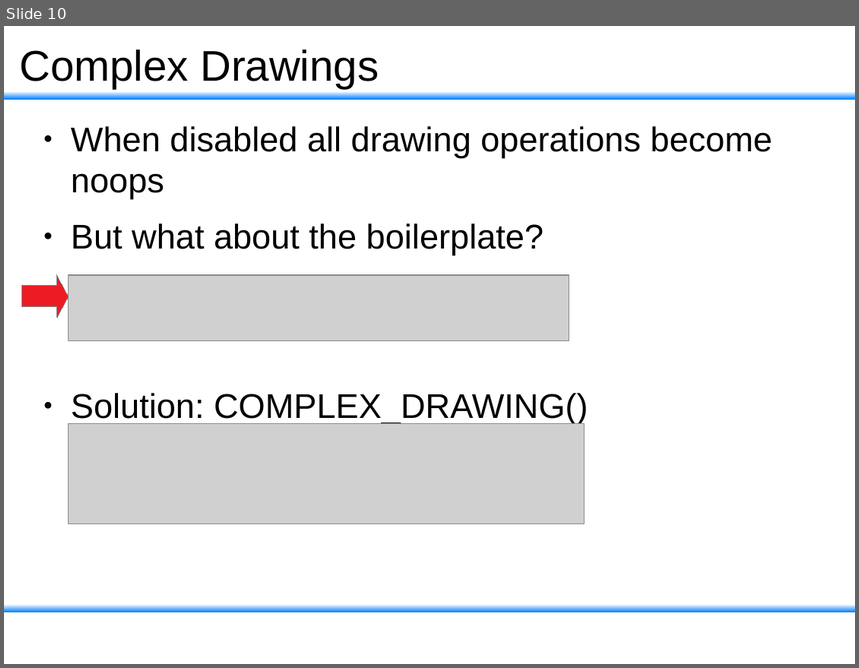
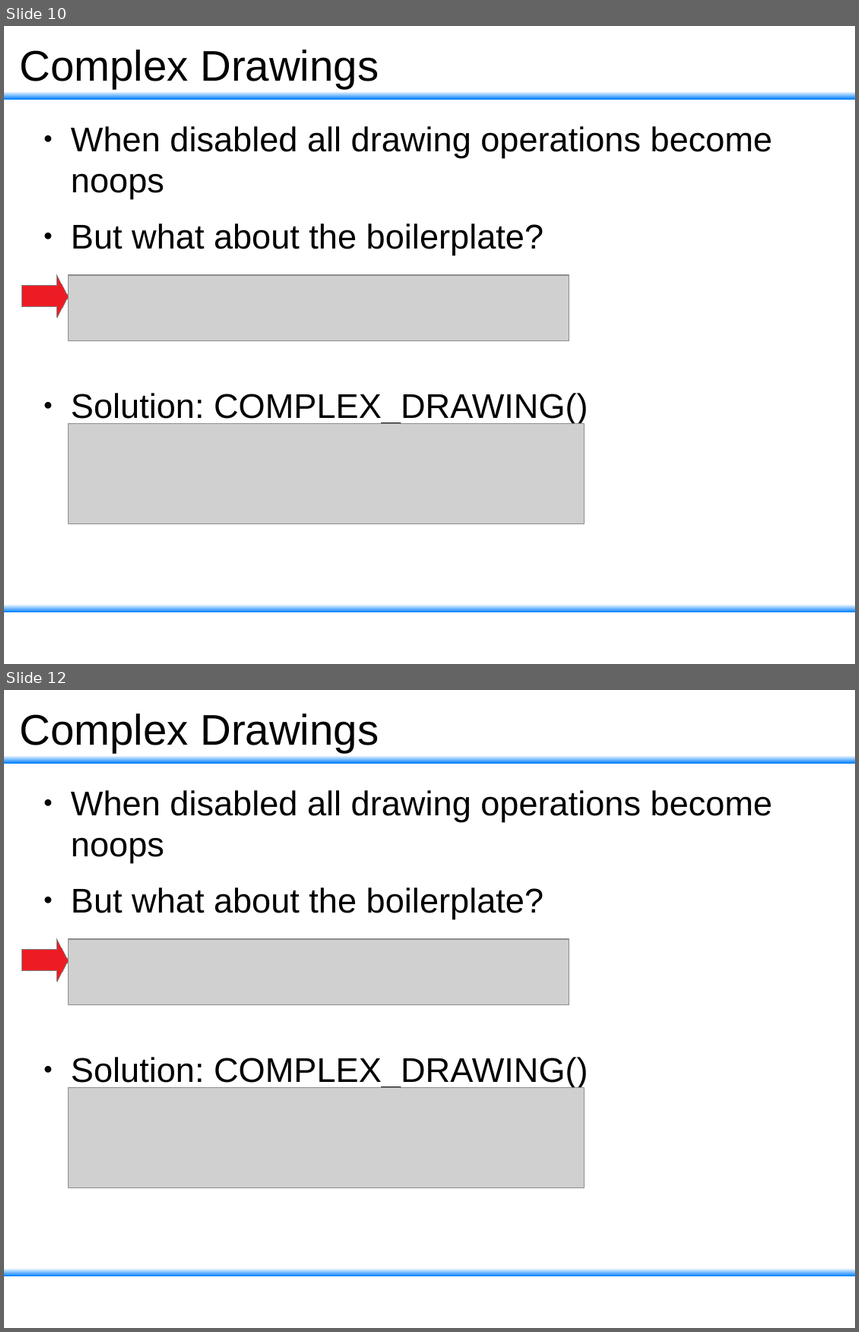
Before and after one commit to rock-gui/gui-vizkit3d_debug_drawings, a slide deck: doc/slides.odp. Shown one above the other, each under a label of ours: slide 10 before the commit, slides 10 and 12 after it; the slides between them are not shown. The pictures are 859x668 and 859x1332 pixels, drawn with LibreOffice and Linux fonts; fonts in the diff are those of the drawing; grey boxes stand for pictures; background and template pictures are left out. Boxes give left, top, right and bottom in pixels: in the first picture for what was removed or moved away, otherwise in the second. Text is boxed around its words. In the diff, an @@ line names an element or a change of style, - is before the commit and + after.

Commit message:
slides

```diff
--- a/doc/slides.odp
+++ b/doc/slides.odp
@@ slide 12 added at box(4, 690, 855, 1328), background #FFFFFF; not listed: 2 template elements that a slide beside it also shows @@
@@ title added at box(19, 714, 379, 752), 40 pt, text #000000 @@
+Complex Drawings
@@ text added at box(71, 790, 773, 1088), 32 pt, text #000000 @@
+● When disabled all drawing operations become noops
+● But what about the boilerplate?
+● Solution: COMPLEX_DRAWING()
@@ right arrow added at box(22, 939, 69, 982), fill #ED1C24, outline #808080 0 pt @@
@@ picture added at box(68, 939, 569, 1005) @@
@@ picture added at box(68, 1088, 585, 1189) @@
```
Also in this commit, not shown: 1 other slide added.
